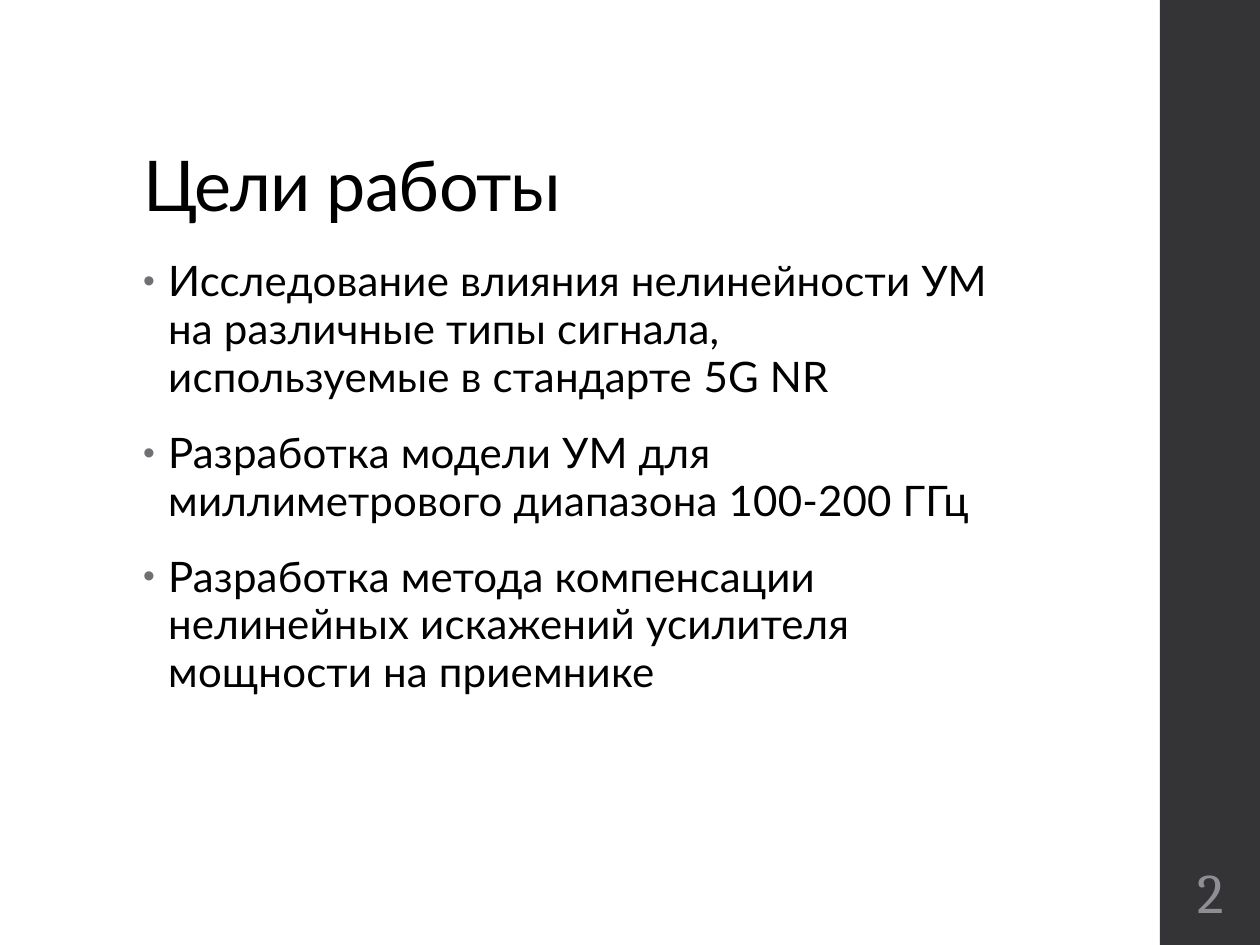
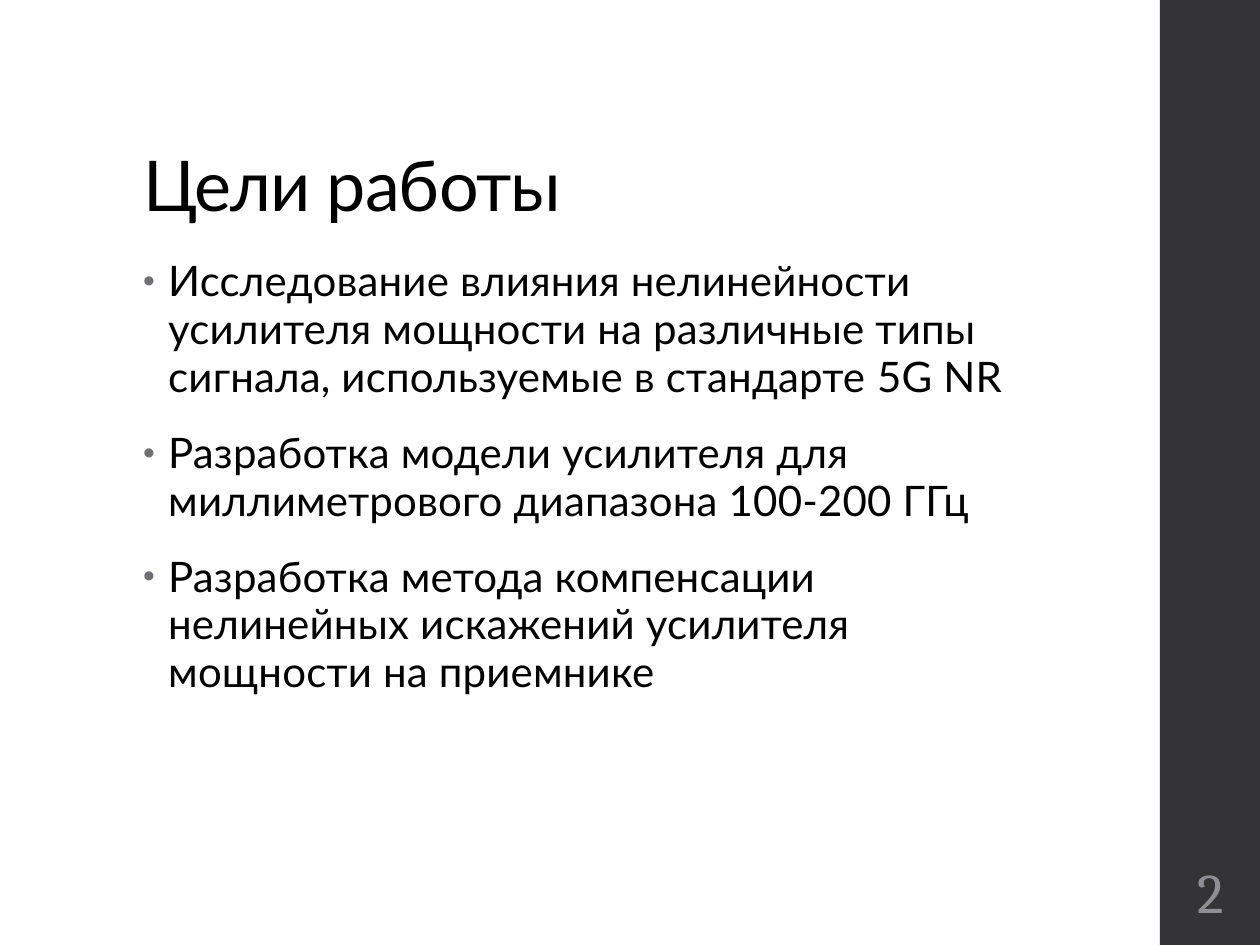
Before and after one commit to kannab98/graduation-paper, a slide deck: slide 2 of Presentation.pptx. Drawn at 1260x945 pixels with LibreOffice and Linux fonts; fonts in the diff are those of the drawing. Boxes give left, top, right and bottom in pixels: in the first picture for what was removed or moved away, otherwise in the second. Text is boxed around its words. In the diff, an @@ line names an element or a change of style, - is before the commit and + after.

```diff
--- a/Presentation.pptx
+++ b/Presentation.pptx
@@ text at (168,266,1002,524): text changed @@
-• Исследование влияния нелинейности УМ на различные типы сигнала, используемые в стандарте 5G NR
-• Разработка модели УМ для миллиметрового диапазона 100-200 ГГц
+• Исследование влияния нелинейности усилителя мощности на различные типы сигнала, используемые в стандарте 5G NR
+• Разработка модели усилителя для миллиметрового диапазона 100-200 ГГц
```
Also in this commit, not shown: 7 other slides changed, 15 slides added, 3 slides removed, 1 other file.
